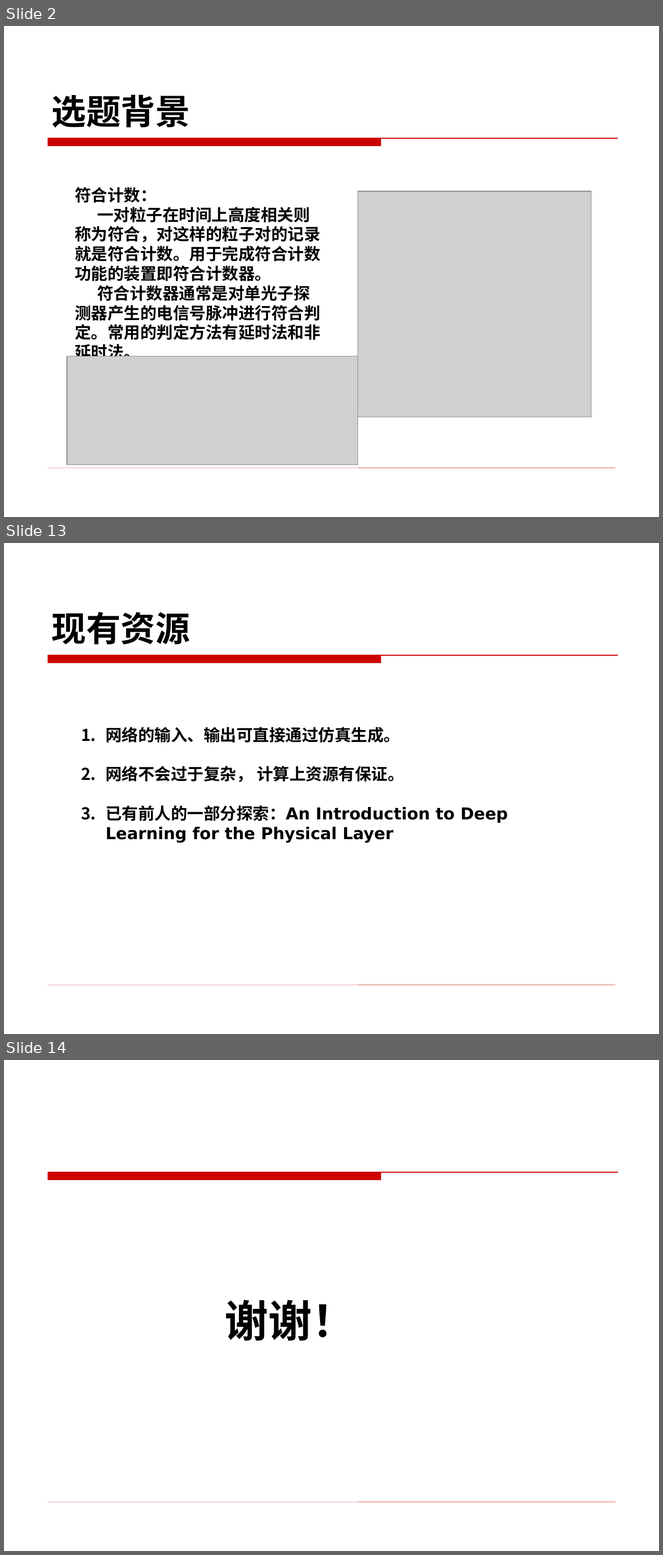
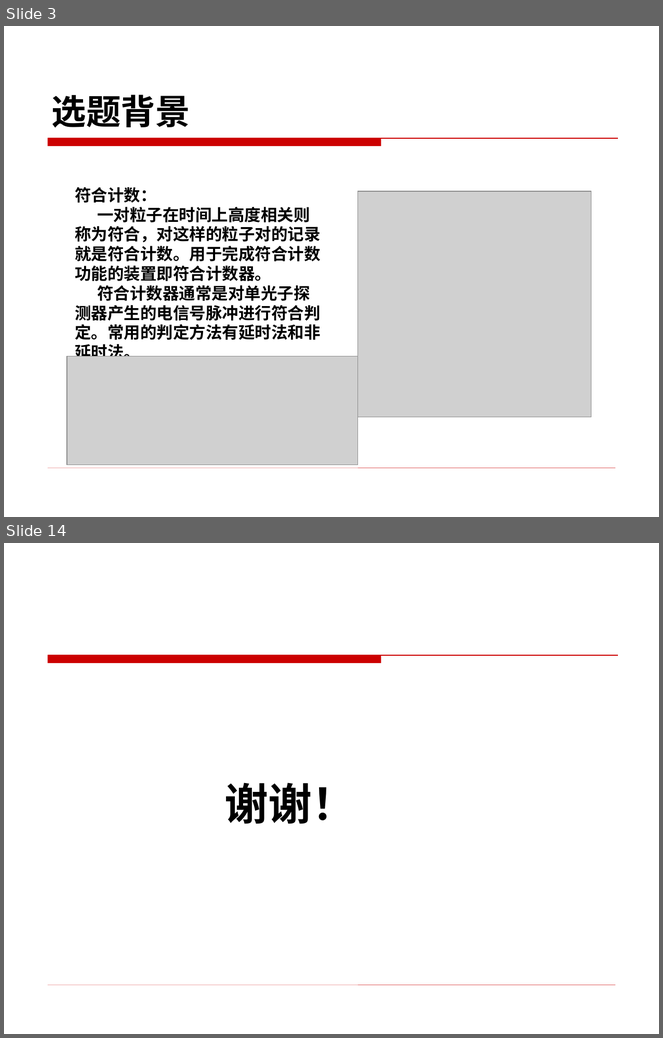
Before and after one commit to BevisGX/git, a slide deck: 开题PPT_宾光祥.ppt. Shown one above the other, each under a label of ours: slides 2, 13 and 14 before the commit, slides 3 and 14 after it; the slides between them are not shown. The pictures are 663x1555 and 663x1038 pixels, drawn with LibreOffice and Linux fonts; fonts in the diff are those of the drawing; grey boxes stand for pictures; background and template pictures are left out. Boxes give left, top, right and bottom in pixels: in the first picture for what was removed or moved away, otherwise in the second. Text is boxed around its words. In the diff, an @@ line names an element or a change of style, - is before the commit and + after.

```diff
--- a/开题PPT_宾光祥.ppt
+++ b/开题PPT_宾光祥.ppt
@@ slide 13 removed at [4, 543, 659, 1034], background picture (left out); not listed: 2 template elements that a slide beside it also shows @@
@@ title removed at [52, 612, 190, 644] @@
-现有资源
@@ text removed at [105, 727, 508, 843] @@
-1. 网络的输入、输出可直接通过仿真生成。
-2. 网络不会过于复杂， 计算上资源有保证。
-3. 已有前人的一部分探索：An Introduction to Deep Learning for the Physical Layer
@@ what was slide 2 is now slide 3 @@
```
Also in this commit, not shown: 5 slides changed, 7 slides added, 6 other slides removed, 1 other file.
